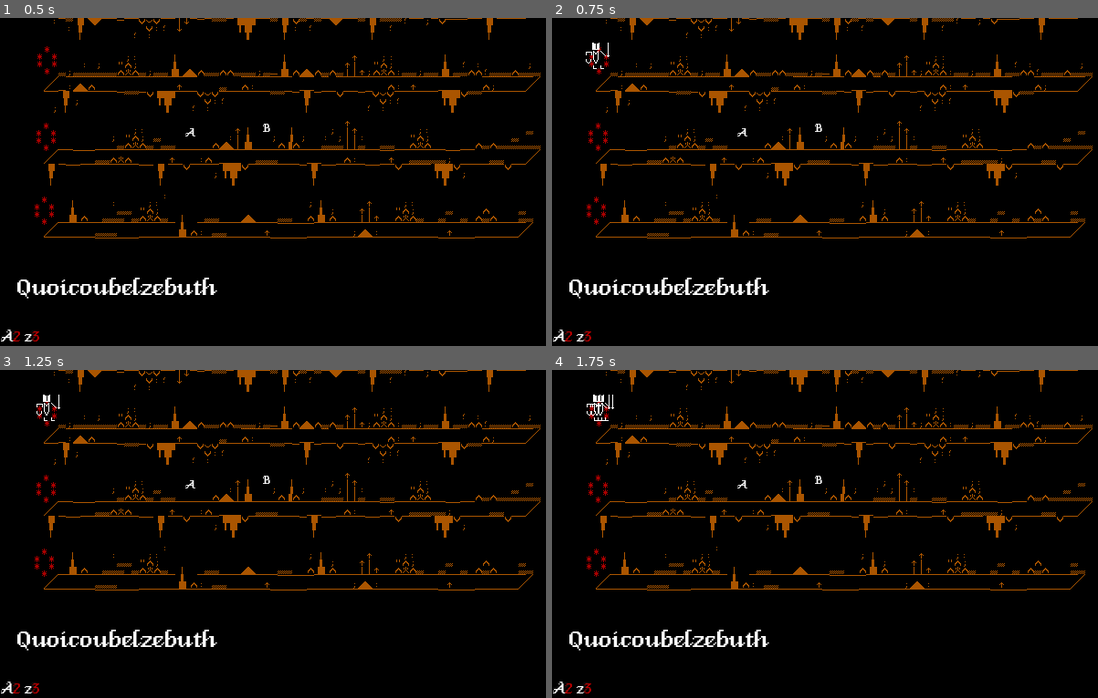
Above: before the commit, frames 1-4 (two rows, left to right).
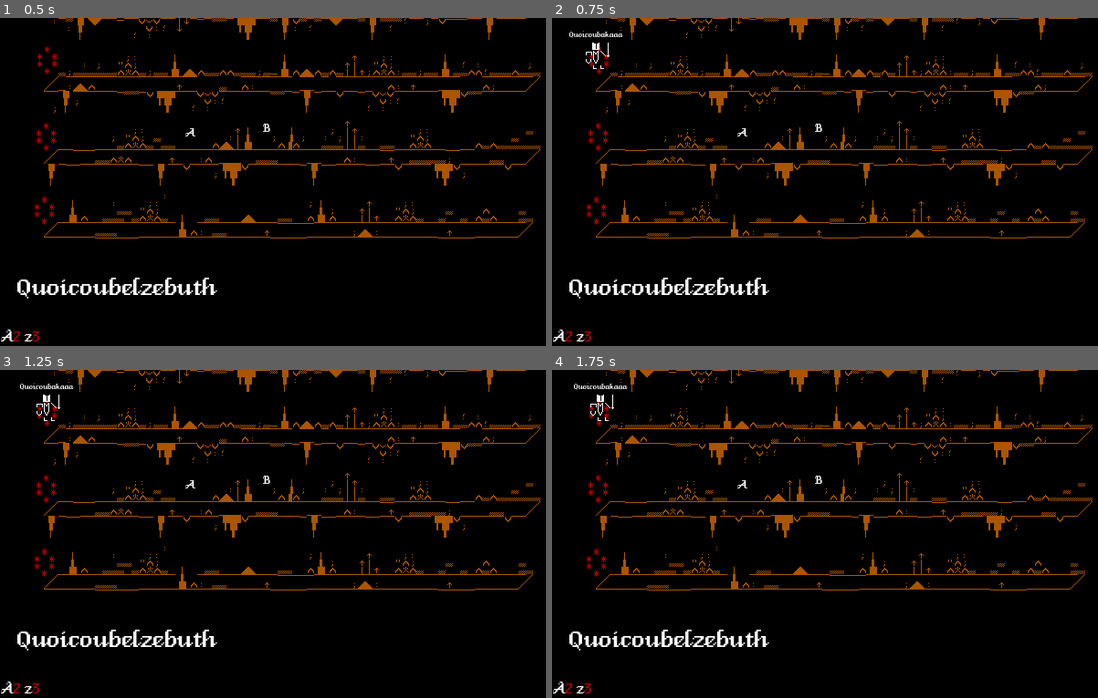
Above: after the commit, the same moments.

Repository: Caberu/AlphabelzebuthLeVrai
Game: Godot game, scene res://Scenes/main.tscn
The game is run twice, just before and just after one commit, with the same random seed, the same clock (stepped at 60 frames per second) and the same inputs.
Inputs (mouse positions are in pixels of both pictures, inside the frame that each line leads up to):
- Up to frame 1 (0.5 s): no input
- Up to frame 2 (0.75 s): click (606, 57) at 0.52 s
- Up to frame 3 (1.25 s): no input
- Up to frame 4 (1.75 s): click (606, 409) at 1.27 s

Frame 1 is identical in both runs. In frame 2, 0.1% of the frame differs, in the area x 3-14%, y 3-7%; in frame 3, 0.1%; in frame 4, 0.2%, in the area x 4-14%, y 3-16%.

Commit message:
baaaaaarre de vie

Diff:
--- /dev/null
+++ b/Scenes/Damageable.gd
@@ -0,0 +1,27 @@
+extends Node2D
+
+@export var max_hp : int
+
+var health_bar : HealthBar = null
+var hp : int
+
+func _ready():
+	hp = max_hp
+
+	for child in $"../".get_children():
+		if child is HealthBar:
+			health_bar = child
+			health_bar.max_val = max_hp
+			print("set bar")
+			break
+
+
+# Called every frame. 'delta' is the elapsed time since the previous frame.
+func _process(delta):
+	if health_bar != null: health_bar.update_val(hp)
+
+func damage(dmg: int):
+	hp = max(0, hp - dmg)
+
+func set_hp(val: int):
+	hp = val
--- /dev/null
+++ b/Scenes/Damageable.tscn
@@ -0,0 +1,6 @@
+[gd_scene load_steps=2 format=3 uid="uid://cakmet6mwokxa"]
+
+[ext_resource type="Script" path="res://Scenes/Damageable.gd" id="1_2nqca"]
+
+[node name="Damageable" type="Node2D"]
+script = ExtResource("1_2nqca")
--- /dev/null
+++ b/Scenes/DemonCreator.gd
@@ -0,0 +1,23 @@
+extends Node2D
+
+func get_hp(demon_name : String) -> int:
+	return len(demon_name)
+
+func initialize(demon_name : String):
+	var hp : int = get_hp(demon_name)
+	#$"../Damageable".set_hp(hp)
+	$"../Damageable".max_hp = hp
+	print("inst")
+	$"..".name = demon_name
+
+
+# Called when the node enters the scene tree for the first time.
+func _ready():
+	pass # Replace with function body.
+
+
+# Called every frame. 'delta' is the elapsed time since the previous frame.
+func _process(delta):
+	if Input.is_action_just_pressed("test"):
+		$"../Damageable".damage(1)
+		print("yo")
--- /dev/null
+++ b/Scenes/DemonName.gd
@@ -0,0 +1,12 @@
+extends HealthBar
+
+@onready var name_text : RichTextLabel = $NameTag
+@onready var demon_name : String = $"../".name
+
+func update_val(new_val : int):
+	var char_num : int = ceili(float(new_val)/max_val*len(demon_name))
+	name_text.text = "[center]" + demon_name.substr(0, char_num) + "[color=gray]" +\
+					demon_name.substr(char_num, -1) + "[/color]"
+
+func _ready():
+	name_text.text = demon_name
--- /dev/null
+++ b/Scenes/DemonName.tscn
@@ -0,0 +1,18 @@
+[gd_scene load_steps=3 format=3 uid="uid://bjx8yint5edim"]
+
+[ext_resource type="Script" path="res://Scenes/DemonName.gd" id="1_x15ep"]
+[ext_resource type="Theme" uid="uid://ctmvwfiyofnqq" path="res://DemonicThemeMain.tres" id="2_qb4tu"]
+
+[node name="DemonName" type="Node2D"]
+script = ExtResource("1_x15ep")
+
+[node name="NameTag" type="RichTextLabel" parent="."]
+texture_filter = 1
+offset_left = -78.0
+offset_right = 78.0
+offset_bottom = 55.0
+pivot_offset = Vector2(78, 0)
+theme = ExtResource("2_qb4tu")
+theme_override_font_sizes/normal_font_size = 10
+bbcode_enabled = true
+text = "[center]Quoicoubaka"
--- /dev/null
+++ b/Scenes/HealthBar.gd
@@ -0,0 +1,6 @@
+class_name HealthBar extends Node2D
+
+var max_val : int = 0
+
+func update_val(new_val : int):
+	pass
--- /dev/null
+++ b/Scenes/HealthBar.tscn
@@ -0,0 +1,6 @@
+[gd_scene load_steps=2 format=3 uid="uid://gilva1pchiy5"]
+
+[ext_resource type="Script" path="res://Scenes/HealthBar.gd" id="1_jmhi5"]
+
+[node name="HealthBar" type="Node2D"]
+script = ExtResource("1_jmhi5")
--- a/Scenes/Portal.gd
+++ b/Scenes/Portal.gd
@@ -2,14 +2,12 @@
 
 @export var demon_scene : PackedScene
 
-signal on_spanw_del
 
 func _on_click():
 	instantiate_demon(demon_scene)
 
 func instantiate_demon(scene : PackedScene):
 	var instance : Node2D = scene.instantiate()
+	instance.get_node("DemonCreator").initialize("Quoicoubakaaa")
 	$"../Demons".add_child(instance)
 	instance.global_position = global_position
-
-	on_spanw_del.emit()
--- a/Scenes/demon.tscn
+++ b/Scenes/demon.tscn
@@ -1,14 +1,26 @@
-[gd_scene load_steps=3 format=3 uid="uid://djl1ybkb07f4j"]
+[gd_scene load_steps=6 format=3 uid="uid://djl1ybkb07f4j"]
 
+[ext_resource type="PackedScene" uid="uid://cakmet6mwokxa" path="res://Scenes/Damageable.tscn" id="1_3b6n3"]
 [ext_resource type="Texture2D" uid="uid://eg3ym6wuv8sl" path="res://sprite_alphabelzebuth.png" id="1_lbbgl"]
+[ext_resource type="PackedScene" uid="uid://bjx8yint5edim" path="res://Scenes/DemonName.tscn" id="2_jdnh7"]
 [ext_resource type="Script" path="res://Walk.gd" id="2_o56tq"]
+[ext_resource type="Script" path="res://Scenes/DemonCreator.gd" id="5_7vdbd"]
 
 [node name="Demon" type="Node2D"]
 
+[node name="Damageable" parent="." instance=ExtResource("1_3b6n3")]
+
+[node name="DemonName" parent="." instance=ExtResource("2_jdnh7")]
+position = Vector2(13, -30)
+
 [node name="Sprite" type="Sprite2D" parent="."]
+texture_filter = 1
 texture = ExtResource("1_lbbgl")
 centered = false
 offset = Vector2(0, -24)
 
 [node name="Walk" type="Node2D" parent="."]
 script = ExtResource("2_o56tq")
+
+[node name="DemonCreator" type="Node2D" parent="."]
+script = ExtResource("5_7vdbd")
--- a/project.godot
+++ b/project.godot
@@ -21,3 +21,11 @@
 window/size/viewport_height=360
 window/size/mode=3
 window/stretch/mode="canvas_items"
+
+[input]
+
+test={
+"deadzone": 0.5,
+"events": [Object(InputEventKey,"resource_local_to_scene":false,"resource_name":"","device":0,"window_id":0,"alt_pressed":false,"shift_pressed":false,"ctrl_pressed":false,"meta_pressed":false,"pressed":false,"keycode":0,"physical_keycode":32,"key_label":0,"unicode":0,"echo":false,"script":null)
+]
+}
Not shown: 1 places in Scenes/main.tscn that only renumber resources
